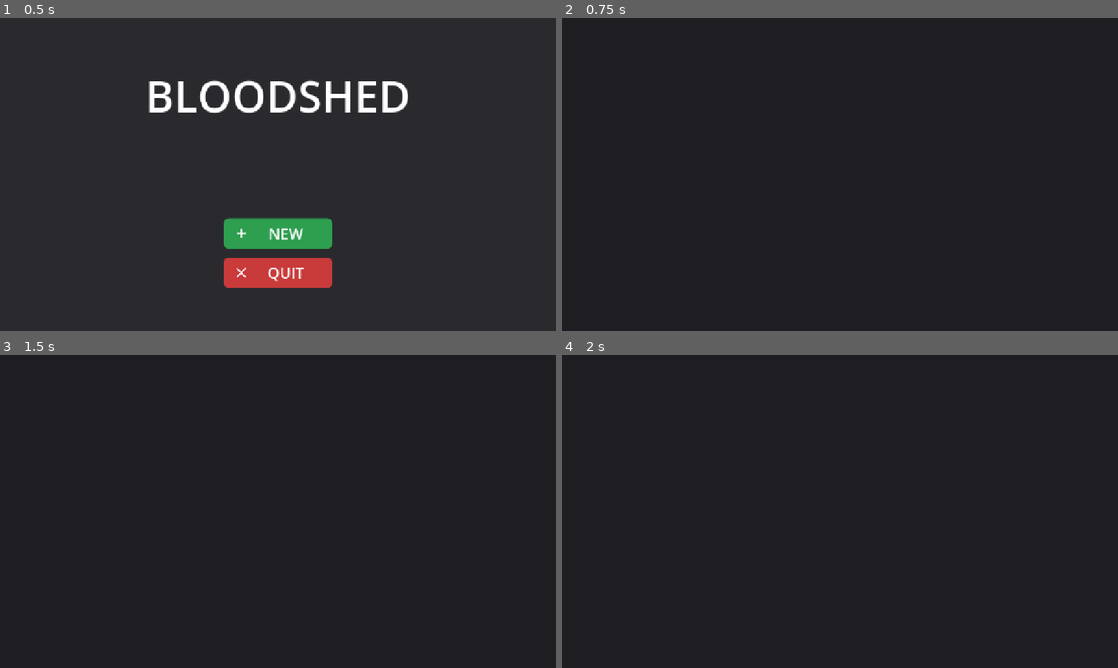
Above: before the commit, frames 1-4 (two rows, left to right).
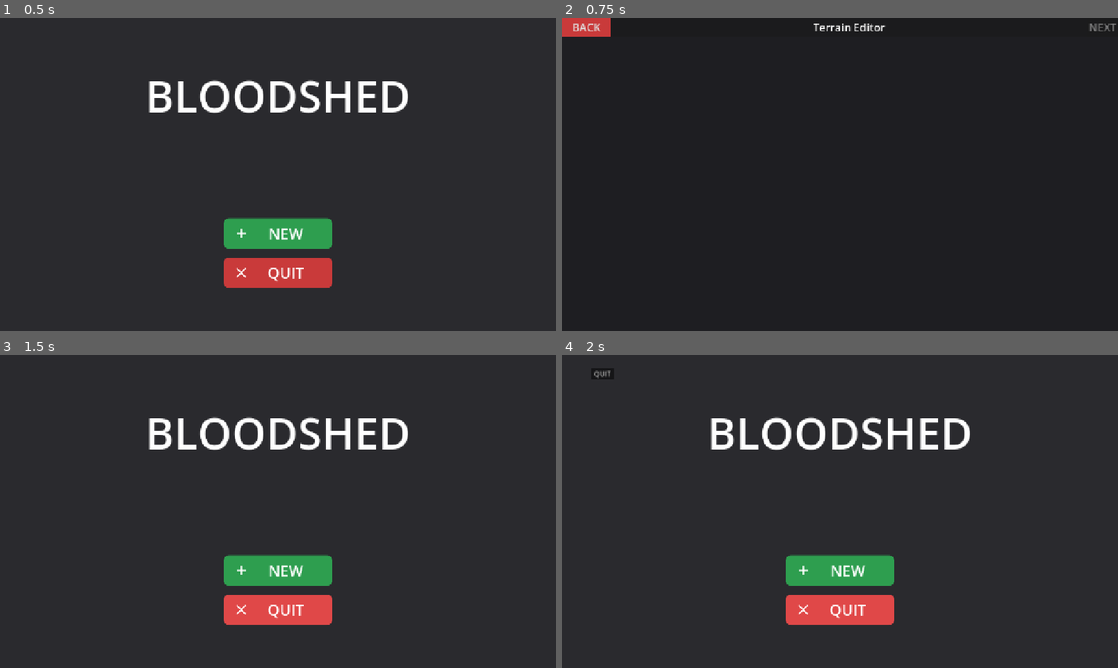
Above: after the commit, the same moments.

Repository: UniquePython/Bloodshed
Game: Godot game, scene res://main_menu.tscn
The game is run twice, just before and just after one commit, with the same random seed, the same clock (stepped at 60 frames per second) and the same inputs.
Inputs (mouse positions are in pixels of both pictures, inside the frame that each line leads up to):
- Up to frame 1 (0.5 s): no input
- Up to frame 2 (0.75 s): click "NEW" at 0.5 s
- Up to frame 3 (1.5 s): click (22, 364) at 1.25 s, where only the run after the commit has a clickable "BACK"
- Up to frame 4 (2 s): no input

Frame 1 is identical in both runs. In frame 2, 0.7% of the frame differs, in the area x 0-100%, y 0-6%; in frame 3, 6.0%; in frame 4, 6.0%, in the area x 5-74%, y 4-87%.

Commit message:
Add a nav bar

Diff:
--- /dev/null
+++ b/nav_bar.gd
@@ -0,0 +1,25 @@
+extends PanelContainer
+
+@onready var back_button: Button = $Row/BackButton
+@onready var next_button: Button = $Row/NextButton
+@onready var stage_label: Label = $Row/StageLabel
+
+func _ready() -> void:
+	set_anchors_and_offsets_preset(Control.PRESET_TOP_WIDE)
+
+	var index: int = Scenario.current_stage
+	var last: int = Scenario.STAGES.size() - 1
+
+	stage_label.text = Scenario.STAGES[index]["name"]
+
+	back_button.pressed.connect(_on_back_pressed)
+	next_button.pressed.connect(_on_next_pressed)
+
+	back_button.disabled = index == 0
+	next_button.disabled = index == last
+
+func _on_back_pressed() -> void:
+	Scenario.previous_stage()
+
+func _on_next_pressed() -> void:
+	Scenario.next_stage()
--- /dev/null
+++ b/nav_bar.tscn
@@ -0,0 +1,68 @@
+[gd_scene format=3 uid="uid://dqnxv3qi1mft"]
+
+[ext_resource type="Script" uid="uid://bx36mtru357f5" path="res://nav_bar.gd" id="1_6igm3"]
+
+[sub_resource type="StyleBoxFlat" id="StyleBoxFlat_7xpp5"]
+content_margin_left = 24.0
+content_margin_right = 24.0
+bg_color = Color(0.7882353, 0.22745098, 0.22745098, 1)
+
+[sub_resource type="StyleBoxFlat" id="StyleBoxFlat_6igm3"]
+content_margin_left = 24.0
+content_margin_right = 24.0
+bg_color = Color(0.64705884, 0.1764706, 0.1764706, 1)
+
+[sub_resource type="StyleBoxFlat" id="StyleBoxFlat_67la4"]
+content_margin_left = 24.0
+content_margin_right = 24.0
+bg_color = Color(0.8784314, 0.28235295, 0.28235295, 1)
+
+[sub_resource type="StyleBoxFlat" id="StyleBoxFlat_nhy62"]
+content_margin_left = 24.0
+content_margin_right = 24.0
+bg_color = Color(0.18039216, 0.61960787, 0.30980393, 1)
+
+[sub_resource type="StyleBoxFlat" id="StyleBoxFlat_5erv4"]
+content_margin_left = 24.0
+content_margin_right = 24.0
+bg_color = Color(0.13725491, 0.5019608, 0.24313726, 1)
+
+[sub_resource type="StyleBoxFlat" id="StyleBoxFlat_obfk7"]
+content_margin_left = 24.0
+content_margin_right = 24.0
+bg_color = Color(0.23529412, 0.70980394, 0.37254903, 1)
+
+[node name="NavBar" type="PanelContainer" unique_id=981818284]
+anchors_preset = 10
+anchor_right = 1.0
+offset_bottom = 35.0
+grow_horizontal = 2
+script = ExtResource("1_6igm3")
+
+[node name="Row" type="HBoxContainer" parent="." unique_id=941593777]
+layout_mode = 2
+
+[node name="BackButton" type="Button" parent="Row" unique_id=1566726671]
+layout_mode = 2
+tooltip_text = "BACK"
+theme_override_font_sizes/font_size = 25
+theme_override_styles/normal = SubResource("StyleBoxFlat_7xpp5")
+theme_override_styles/pressed = SubResource("StyleBoxFlat_6igm3")
+theme_override_styles/hover = SubResource("StyleBoxFlat_67la4")
+text = "BACK"
+
+[node name="StageLabel" type="Label" parent="Row" unique_id=2129762791]
+layout_mode = 2
+size_flags_horizontal = 3
+theme_override_font_sizes/font_size = 25
+text = "PLACEHOLDER"
+horizontal_alignment = 1
+
+[node name="NextButton" type="Button" parent="Row" unique_id=714014111]
+layout_mode = 2
+tooltip_text = "NEXT"
+theme_override_font_sizes/font_size = 25
+theme_override_styles/normal = SubResource("StyleBoxFlat_nhy62")
+theme_override_styles/pressed = SubResource("StyleBoxFlat_5erv4")
+theme_override_styles/hover = SubResource("StyleBoxFlat_obfk7")
+text = "NEXT"
--- a/scenario.gd
+++ b/scenario.gd
@@ -2,5 +2,26 @@
 
 var map = null
 
+const STAGES := [
+	{"name": "Main Menu", "scene": "res://main_menu.tscn"},
+	{"name": "Terrain Editor", "scene": "res://terrain_editor.tscn"}
+]
+
+var current_stage := 1
+
 func reset() -> void:
 	map = null
+	current_stage = 1
+
+func go_to_stage(index: int) -> void:
+	if index < 0 or index >= STAGES.size():
+		return
+
+	current_stage = index
+	get_tree().change_scene_to_file(STAGES[index]["scene"])
+
+func next_stage() -> void:
+	go_to_stage(current_stage + 1)
+
+func previous_stage() -> void:
+	go_to_stage(current_stage - 1)
--- a/terrain_editor.tscn
+++ b/terrain_editor.tscn
@@ -1,4 +1,6 @@
 [gd_scene format=3 uid="uid://h2t2eybqv627"]
+
+[ext_resource type="PackedScene" uid="uid://dqnxv3qi1mft" path="res://nav_bar.tscn" id="1_ttjd6"]
 
 [node name="TerrainEditor" type="Control" unique_id=796161596]
 layout_mode = 3
@@ -16,3 +18,7 @@
 grow_horizontal = 2
 grow_vertical = 2
 color = Color(0.11764706, 0.11764706, 0.13333334, 1)
+
+[node name="NavBar" parent="." unique_id=981818284 instance=ExtResource("1_ttjd6")]
+layout_mode = 0
+anchors_preset = 0
Not shown, added: nav_bar.gd.uid
